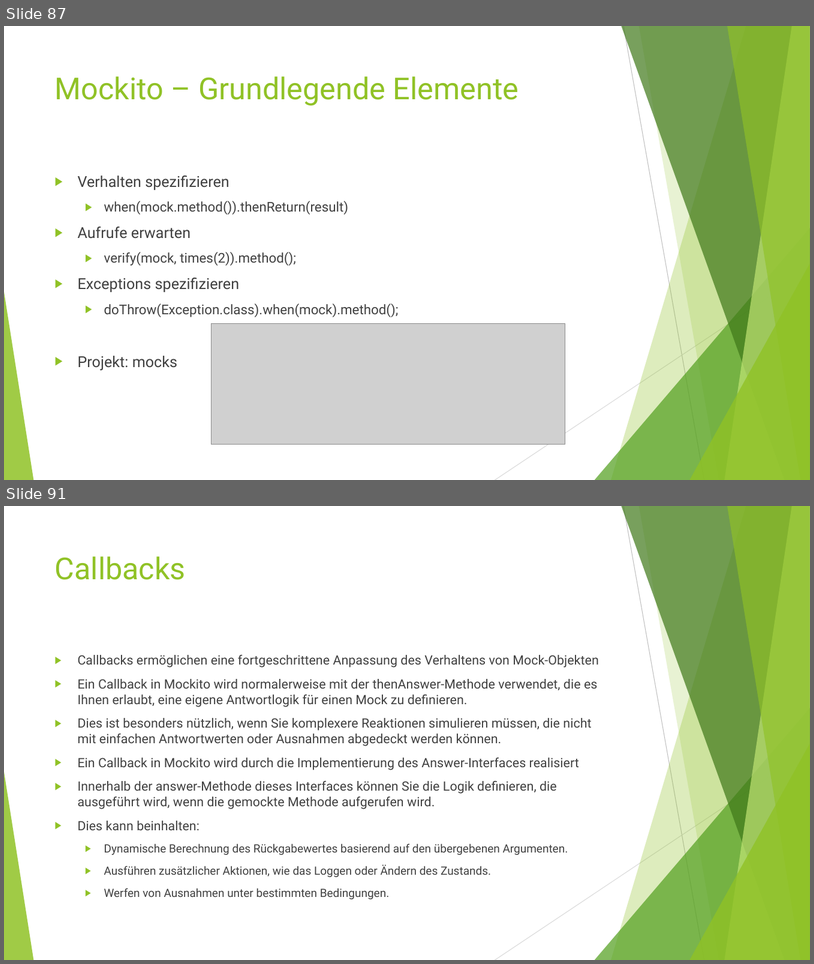
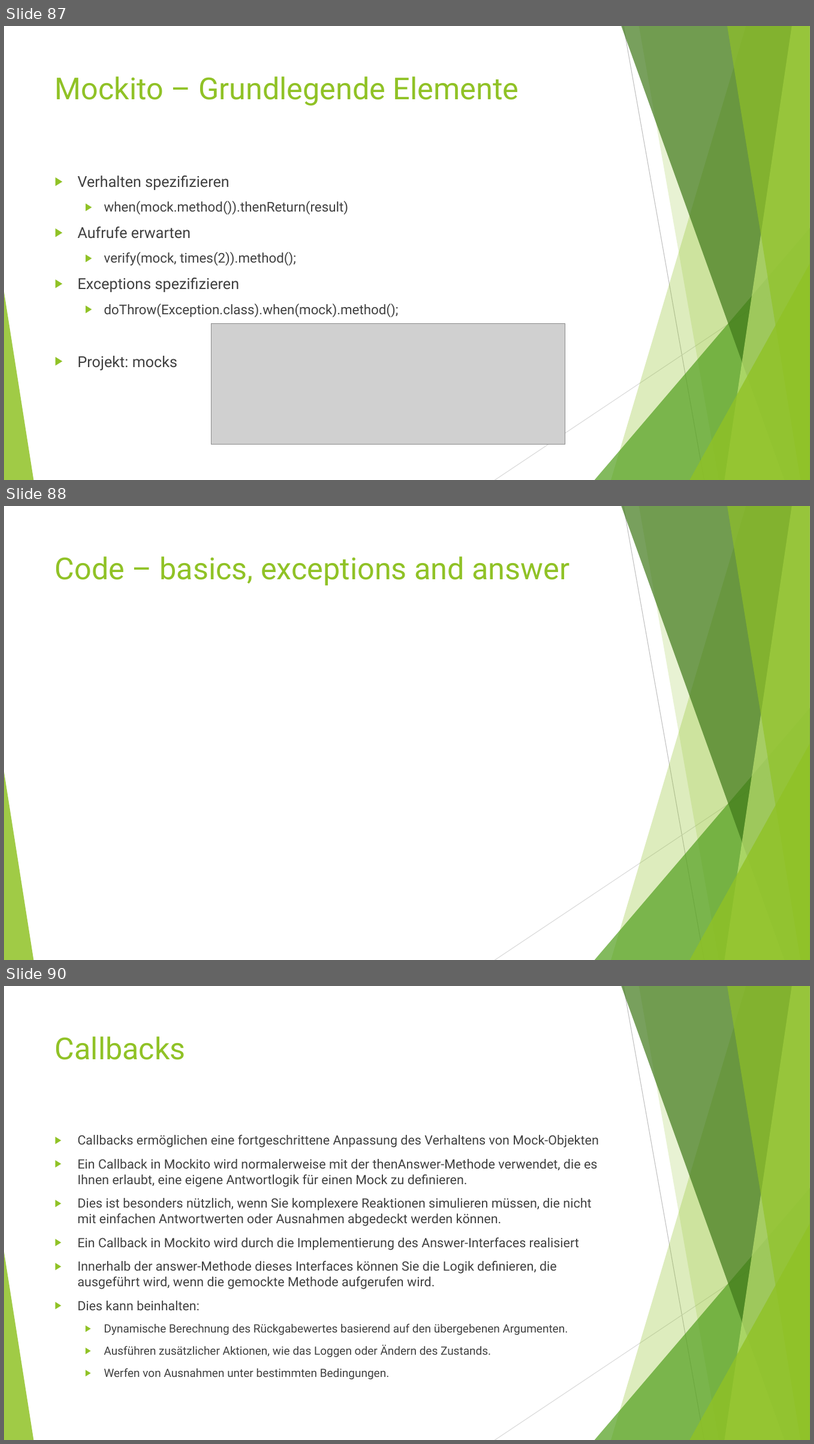
Before and after one commit to MichaelZett/20231123_junit, a slide deck: JUnit_intensiv.pptx. Shown one above the other, each under a label of ours: slides 87 and 91 before the commit, slides 87, 88 and 90 after it; the slides between them are not shown. The pictures are 814x964 and 814x1444 pixels, drawn with LibreOffice and Linux fonts; fonts in the diff are those of the drawing; grey boxes stand for pictures. Boxes give left, top, right and bottom in pixels: in the first picture for what was removed or moved away, otherwise in the second. Text is boxed around its words. In the diff, an @@ line names an element or a change of style, - is before the commit and + after.

```diff
--- a/JUnit_intensiv.pptx
+++ b/JUnit_intensiv.pptx
@@ slide 88 added at (x1=4, y1=506, x2=810, y2=960), background #FFFFFF; not listed: 10 template elements that a slide beside it also shows @@
@@ title added at (x1=55, y1=556, x2=570, y2=586), 36 pt, text #90C226 @@
+Code – basics, exceptions and answer
@@ what was slide 91 is now slide 90 @@
```
Also in this commit, not shown: 3 slides changed, 3 other slides added, 26 other files.
